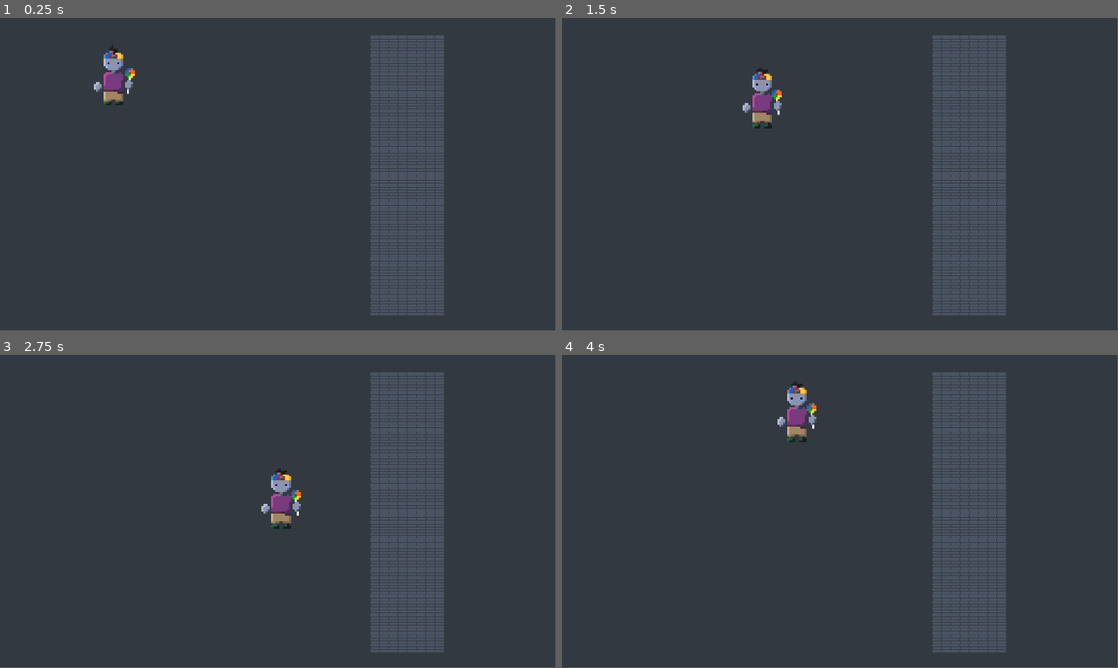
Above: before the commit, frames 1-4 (two rows, left to right).
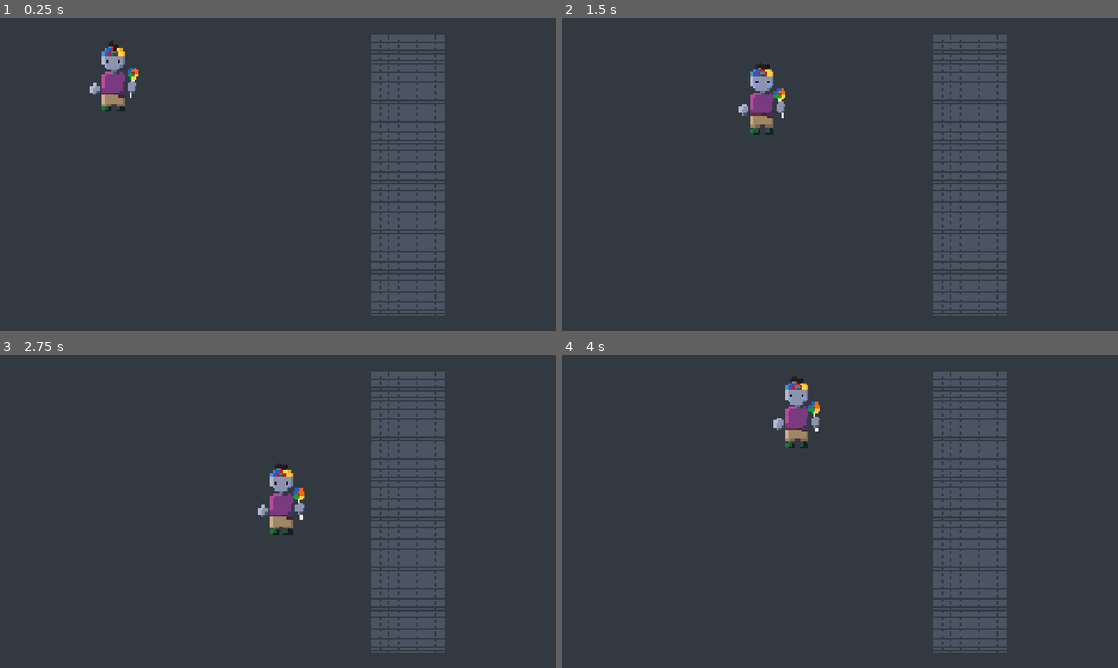
Above: after the commit, the same moments.

Repository: joDis06/duoGodotProject
Game: Godot game, scene res://node_2d.tscn
The game is run twice, just before and just after one commit, with the same random seed, the same clock (stepped at 60 frames per second) and the same inputs.
Inputs:
- Up to frame 1 (0.25 s): no input
- Up to frame 2 (1.5 s): hold D (move_right) 0.53-1.28 s; hold S (move_down) from 1.28 s (still down)
- Up to frame 3 (2.75 s): release S (move_down) at 2.03 s; hold D (move_right) from 2.03 s (still down)
- Up to frame 4 (4 s): release D (move_right) at 2.78 s; hold W (move_up) 2.78-3.53 s; hold A (move_left) from 3.53 s (still down)
In our replay, the window is 799x449 before the commit and 800x450 after it. These sizes can differ from the game's own. Grey fills any space a smaller window leaves; there, only what the larger window draws over its background counts as a difference.

The runs differ from the first frame. In frame 1, 3.7% of the frame differs, in the area x 16-80%, y 5-96%; in frame 2, 3.7%; in frame 3, 3.7%; in frame 4, 3.8%, in the area x 38-80%, y 5-96%.

Commit message:
undo scaling changes in favor of better system

Diff:
--- a/adler-duo-project/node_2d.tscn
+++ b/adler-duo-project/node_2d.tscn
@@ -180,4 +180,4 @@
 
 [node name="Player" parent="." unique_id=1162355188 instance=ExtResource("6_kdubu")]
 position = Vector2(392, 194)
-scale = Vector2(4, 4)
+scale = Vector2(8, 8)
--- a/adler-duo-project/player.gd
+++ b/adler-duo-project/player.gd
@@ -11,7 +11,7 @@
 func _ready() -> void:
 	screen_size = get_viewport_rect().size
 
-	self.scale = Vector2.ONE * (screen_size.y / 32) / 5 # last number is how tall in
+	#self.scale = Vector2.ONE * (screen_size.y / 32) / 5 # last number is how tall in
 														# relation to the screen he is and 32 is his pixel size
 
 
@@ -49,3 +49,4 @@
 
 	position += velocity * delta
 	position = position.clamp(Vector2.ZERO, screen_size)
+	print(position)
--- a/adler-duo-project/project.godot
+++ b/adler-duo-project/project.godot
@@ -21,6 +21,7 @@
 window/size/viewport_height=1080
 window/size/mode=3
 window/size/borderless=true
+window/stretch/mode="canvas_items"
 
 [input]
 
